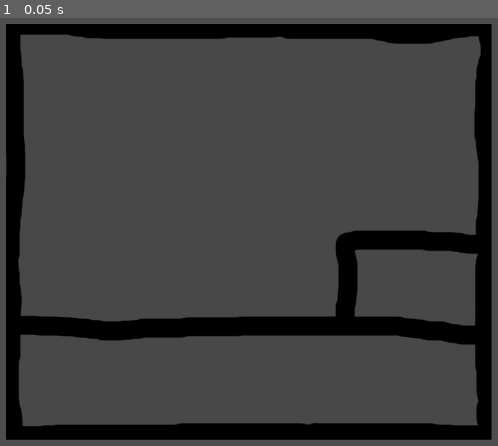
Above: before the commit, frame 1.
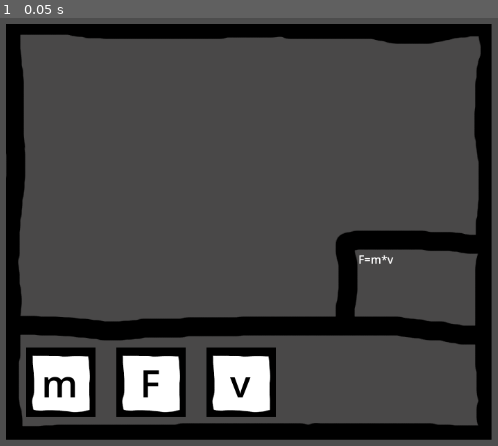
Above: after the commit, the same moment.

Repository: igorzasty2/wzimongus
Game: Godot game, scene res://scenes/mingames/fill_formulas/fill_formulas.tscn
The game is run twice, just before and just after one commit, with the same random seed, the same clock (stepped at 60 frames per second) and the same inputs. This scene is started directly instead of the project's main scene.
Inputs:
- Up to frame 1 (0.05 s): no input

The runs differ from the first frame. In frame 1, 6.9% of the frame differs, in the area x 5-79%, y 55-94%.
Error before the commit: Parse Error: Identifier "Signals" not declared in the current scope. (res://scenes/mingames/fill_formulas/assets/subscenes/Letter.gd:9)

Commit message:
fix moving blocks
Picking up blocks with mouse and moving them around made (probably) fully functional

Diff:
--- a/scenes/mingames/fill_formulas/assets/subscenes/Letter.gd
+++ b/scenes/mingames/fill_formulas/assets/subscenes/Letter.gd
@@ -2,12 +2,11 @@
 
 var mouse_on_object = false
 var original_position = position
-var carrying_another = false
 var id = ""
+
 # Called when the node enters the scene tree for the first time.
 func _ready():
-	Signals.connect('moved', _on_moved)
-	Signals.connect('no_longer_moved', _on_no_longer_moved)
+	pass
 
 
 # Called every frame. 'delta' is the elapsed time since the previous frame.
@@ -21,26 +20,13 @@
 	position = original_position
 
 func _on_mouse_entered():
-	if(!carrying_another):
+	if (!get_parent().isMoving):
 		mouse_on_object = true
-		Signals.emit_signal('moved', id)
-	return
+		get_parent().isMoving = true
+		get_parent().isMovingId = id
 
 
 func _on_mouse_exited():
-
-	mouse_on_object = false
-	if(carrying_another == false):
-		print("c")
-		Signals.no_longer_moved.emit()
-
-
-func _on_moved(e):
-	if e != id:
-		print(id)
-		carrying_another = true
-
-
-func _on_no_longer_moved():
-	print("b")
-	carrying_another = false
+	if (get_parent().isMoving && get_parent().isMovingId == id):
+		mouse_on_object = false
+		get_parent().isMoving = false
--- a/scenes/mingames/fill_formulas/assets/subscenes/letter.tscn
+++ b/scenes/mingames/fill_formulas/assets/subscenes/letter.tscn
@@ -7,6 +7,7 @@
 size = Vector2(100, 100)
 
 [node name="Letter" type="StaticBody2D"]
+input_pickable = true
 script = ExtResource("1_iv0tn")
 
 [node name="Sprite2D" type="Sprite2D" parent="."]
@@ -20,4 +21,8 @@
 offset_top = -37.0
 offset_right = 40.0
 offset_bottom = 40.0
+mouse_filter = 2
 bbcode_enabled = true
+
+[connection signal="mouse_entered" from="." to="." method="_on_mouse_entered"]
+[connection signal="mouse_exited" from="." to="." method="_on_mouse_exited"]
--- a/scenes/mingames/fill_formulas/fill_formulas.gd
+++ b/scenes/mingames/fill_formulas/fill_formulas.gd
@@ -3,6 +3,9 @@
 const formulas = {0: "F=m*v", 1: "v=s/t", 2:"a=v/t"}
 var innertext:RichTextLabel
 var letters = []
+var isMoving = false
+var isMovingId = 0
+
 # Called when the node enters the scene tree for the first time.
 func _ready():
 	var r = randi_range(0, formulas.size()-1)
--- a/scenes/mingames/fill_formulas/signals.gd
+++ /dev/null
@@ -1,4 +0,0 @@
-extends Node
-
-signal moved(e)
-signal no_longer_moved
